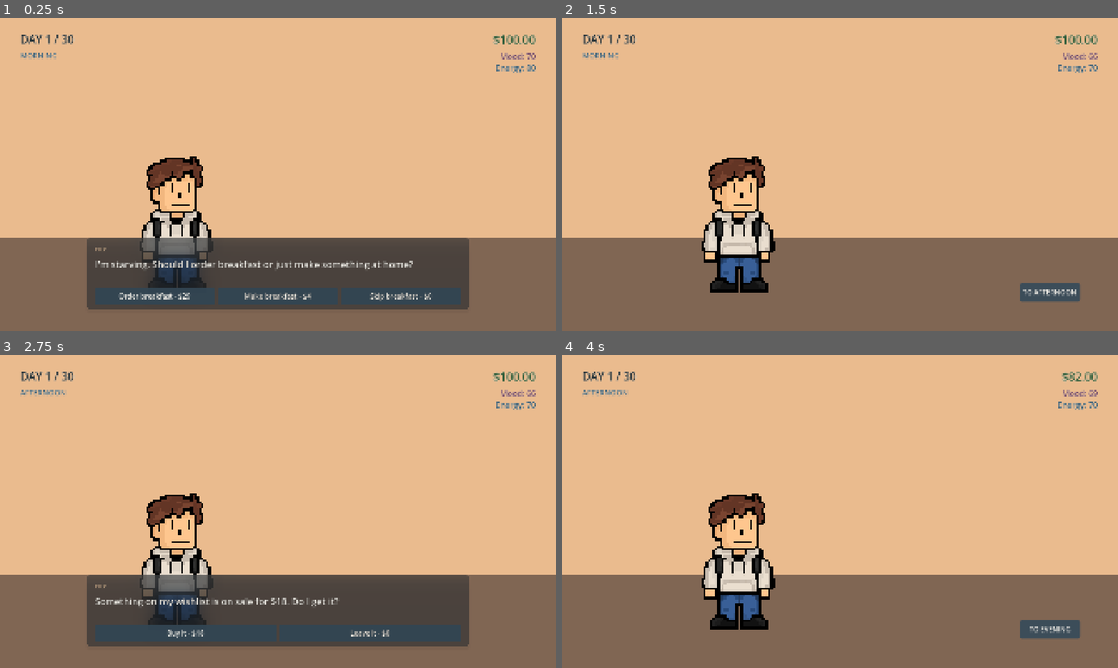
Above: before the commit, frames 1-4 (two rows, left to right).
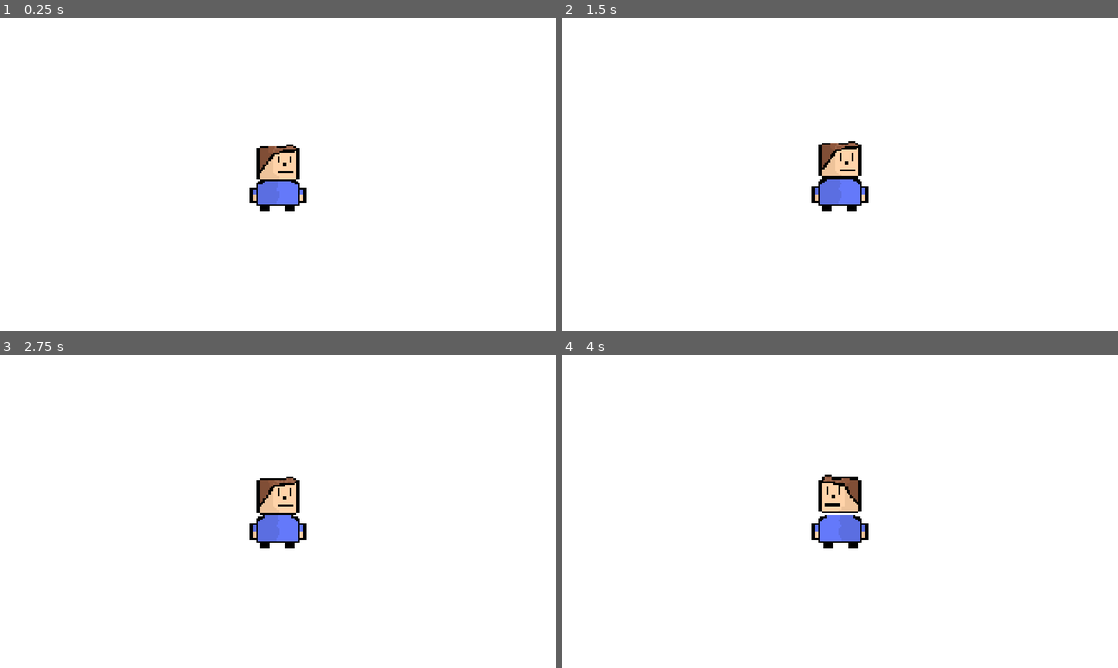
Above: after the commit, the same moments.

Repository: JoshuaThai/you-conomics
Game: Godot game, scene res://Scenes/steve_home.tscn
Same seed, same stepped clock (60 frames per second), same inputs: the game is played once before the commit and once after it. Before the commit the project starts from res://Scenes/fry_home.tscn.
Inputs (mouse positions are in pixels of both pictures, inside the frame that each line leads up to):
- Up to frame 1 (0.25 s): no input
- Up to frame 2 (1.5 s): click (962, 296) at 0.5 s, where only the run before the commit has a clickable "Skip breakfast - $0"; click (840, 296) at 1.25 s, where only the run before the commit has a clickable "Continue"
- Up to frame 3 (2.75 s): click (489, 630) at 2 s, where only the run before the commit has a clickable "TO AFTERNOON"
- Up to frame 4 (4 s): click (745, 633) at 2.75 s, where only the run before the commit has a clickable "Buy it - $18"; click (840, 633) at 3.5 s, where only the run before the commit has a clickable "Continue"

The runs differ from the first frame. In frame 1, 100% of the frame differs, in the area x 0-100%, y 0-100%; in frame 2, 100%; in frame 3, 100%; in frame 4, 100%.

Commit message:
Steve can no longer move into negative coordinates

Diff:
--- a/Characters/Steve/steve.tscn
+++ b/Characters/Steve/steve.tscn
@@ -134,4 +134,4 @@
 shape = SubResource("RectangleShape2D_sl06h")
 
 [node name="Camera2D" type="Camera2D" parent="." unique_id=344067104]
-zoom = Vector2(3, 3)
+zoom = Vector2(4, 4)
--- a/Scenes/steve_home.tscn
+++ b/Scenes/steve_home.tscn
@@ -7,23 +7,23 @@
 
 [node name="Node2D" type="Node2D" unique_id=1590953351]
 
+[node name="Control" type="Control" parent="." unique_id=1375285827]
+layout_mode = 3
+anchors_preset = 0
+offset_left = -100.0
+offset_right = 900.0
+offset_bottom = 512.0
+
+[node name="ColorRect" type="ColorRect" parent="Control" unique_id=519581919]
+layout_mode = 0
+offset_right = 1000.0
+offset_bottom = 512.0
+
+[node name="Steve" parent="." unique_id=2119416198 instance=ExtResource("1_fg468")]
+position = Vector2(220, 297)
+
 [node name="Platform" type="CharacterBody2D" parent="." unique_id=623532435]
 
 [node name="CollisionShape2D" type="CollisionShape2D" parent="Platform" unique_id=368129665]
 position = Vector2(122, 610)
 shape = SubResource("RectangleShape2D_yfxnn")
-
-[node name="Steve" parent="." unique_id=2119416198 instance=ExtResource("1_fg468")]
-position = Vector2(124, 561)
-
-[node name="Control" type="Control" parent="." unique_id=1375285827]
-layout_mode = 3
-anchors_preset = 0
-offset_top = 600.0
-offset_right = 40.0
-offset_bottom = 640.0
-
-[node name="ColorRect" type="ColorRect" parent="Control" unique_id=519581919]
-layout_mode = 0
-offset_right = 40.0
-offset_bottom = 40.0
--- a/Scripts/steve.gd
+++ b/Scripts/steve.gd
@@ -6,8 +6,11 @@
 func _physics_process(delta):
 	if Input.is_action_pressed("Clicked"):
 		if debounce: return
+		var mousePos : Vector2 = get_global_mouse_position()
+		if mousePos.x <= 0:
+			print("Mouse Pos Blocked")
+			return
 		debounce = true
-		var mousePos : Vector2 = get_global_mouse_position()
 		var walkDuration : float
 #		Dynamically Update Walk Duration based on how far the user is clicking.
 	# EDGE CASE I need to handle: Negative X units
--- a/project.godot
+++ b/project.godot
@@ -11,7 +11,7 @@
 [application]
 
 config/name="You-conomics"
-run/main_scene="uid://c04cyinik45rl"
+run/main_scene="uid://5055pxovm02n"
 config/features=PackedStringArray("4.6", "GL Compatibility")
 config/icon="res://icon.svg"
 
